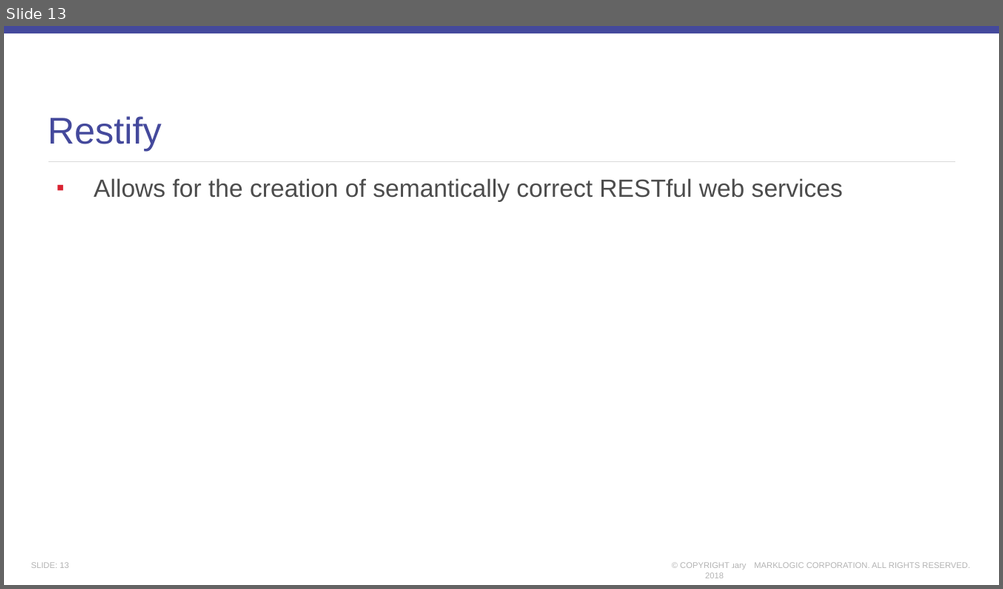
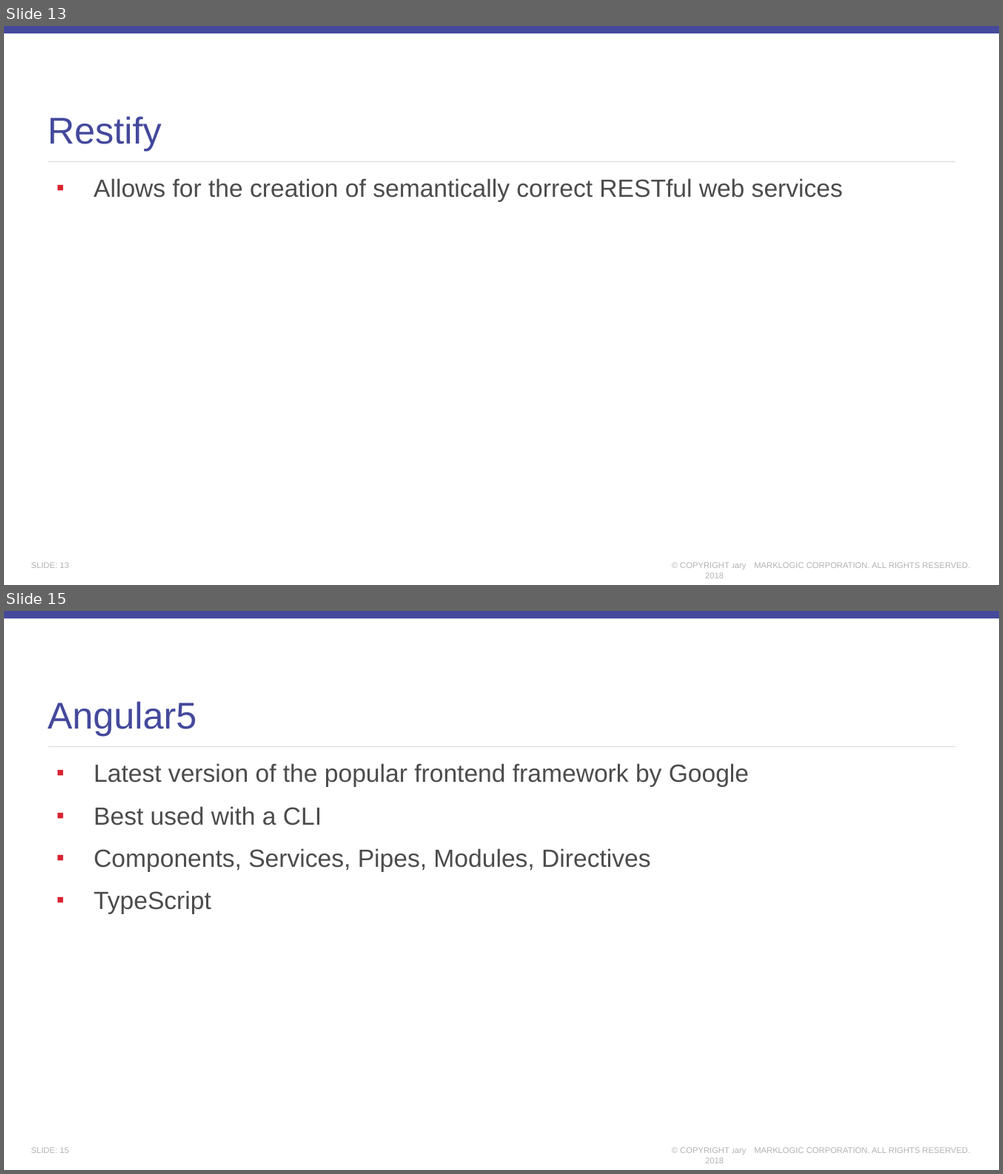
Before and after one commit to StevenDufresne/2018-jsconf.asia, a slide deck: slides.pptx. Shown one above the other, each under a label of ours: slide 13 before the commit, slides 13 and 15 after it; the slides between them are not shown. The pictures are 1003x589 and 1003x1174 pixels, drawn with LibreOffice and Linux fonts; fonts in the diff are those of the drawing; background and template pictures are left out. Boxes give left, top, right and bottom in pixels: in the first picture for what was removed or moved away, otherwise in the second. Text is boxed around its words. In the diff, an @@ line names an element or a change of style, - is before the commit and + after.

```diff
--- a/slides.pptx
+++ b/slides.pptx
@@ slide 15 added at (4,611,999,1170), background #FFFFFF; not listed: 7 template elements that a slide beside it also shows @@
@@ title added at (48,701,197,736), 36 pt, text #44499C @@
+Angular5
@@ text added at (94,763,748,914), 24 pt, text #4C4C4C @@
+▪ Latest version of the popular frontend framework by Google
+▪ Best used with a CLI
+▪ Components, Services, Pipes, Modules, Directives
+▪ TypeScript
```
Also in this commit, not shown: 12 other slides changed, 5 other slides added, 3 slides removed, 5 other files.
